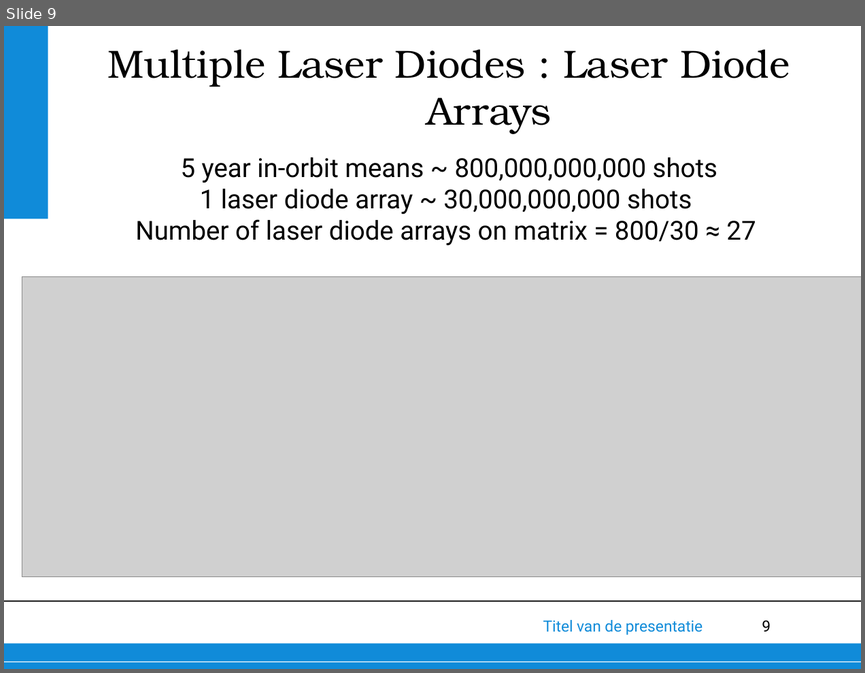
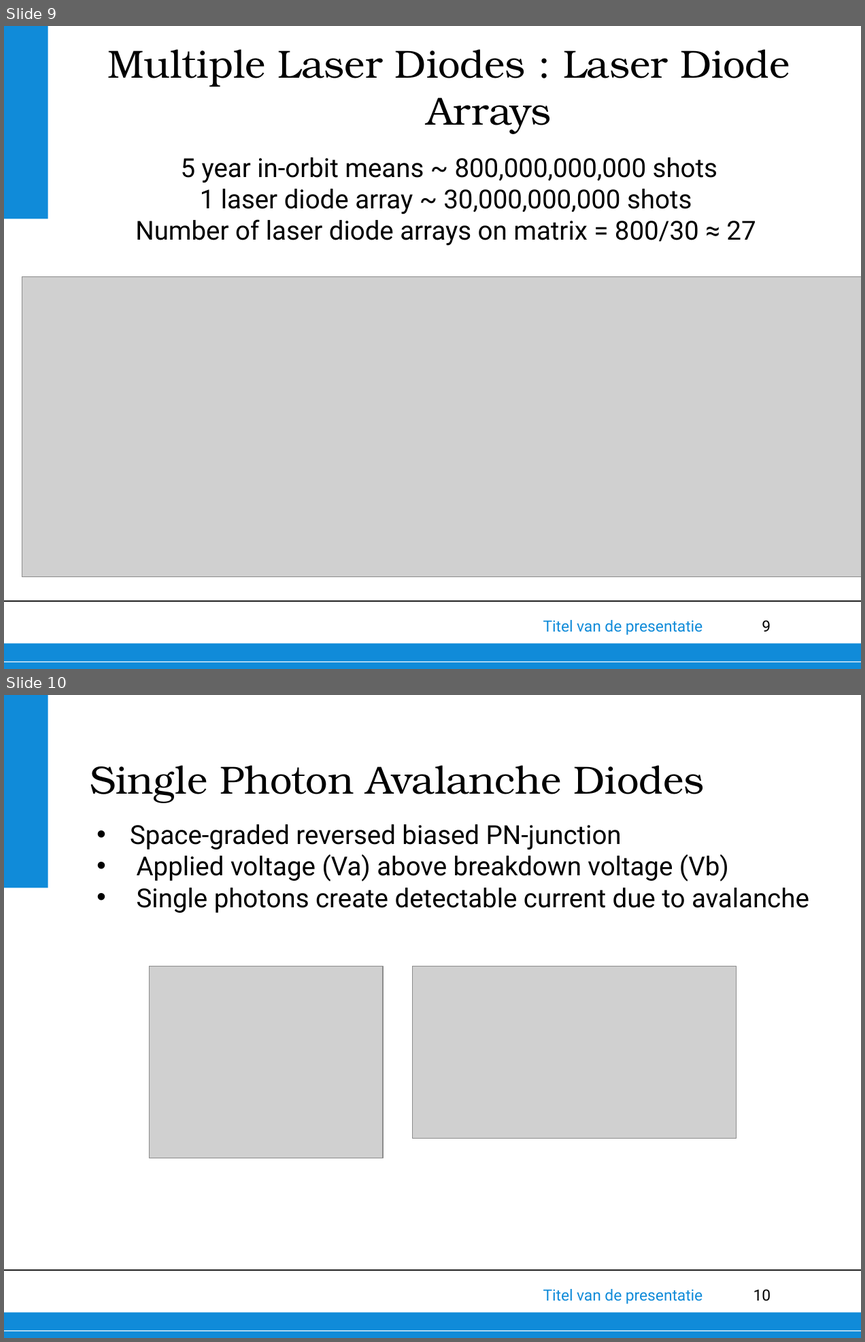
Before and after one commit to thewisenerd/laser-swarm, a slide deck: finalPresentation/subsections/laser_v1.1.ppt. Shown one above the other, each under a label of ours: slide 9 before the commit, slides 9 and 10 after it. The pictures are 865x673 and 865x1342 pixels, drawn with LibreOffice and Linux fonts; fonts in the diff are those of the drawing; grey boxes stand for pictures; background and template pictures are left out. Boxes give left, top, right and bottom in pixels: in the first picture for what was removed or moved away, otherwise in the second. Text is boxed around its words. In the diff, an @@ line names an element or a change of style, - is before the commit and + after.

```diff
--- a/finalPresentation/subsections/laser_v1.1.ppt
+++ b/finalPresentation/subsections/laser_v1.1.ppt
@@ slide 10 added at [4,695,861,1338], background #FFFFFF; not listed: 6 template elements that a slide beside it also shows @@
@@ title added at [90,765,704,803], 33 pt, text #000000 @@
+Single Photon Avalanche Diodes
@@ text added at [130,824,809,913], 22 pt, text #000000 @@
+• Space-graded reversed biased PN-junction
+• Applied voltage (Va) above breakdown voltage (Vb)
+• Single photons create detectable current due to avalanche
@@ picture added at [150,966,383,1157] @@
@@ picture added at [413,966,736,1138] @@
```
Also in this commit, not shown: 4 slides changed, 2 other slides added, 1 slide removed.
